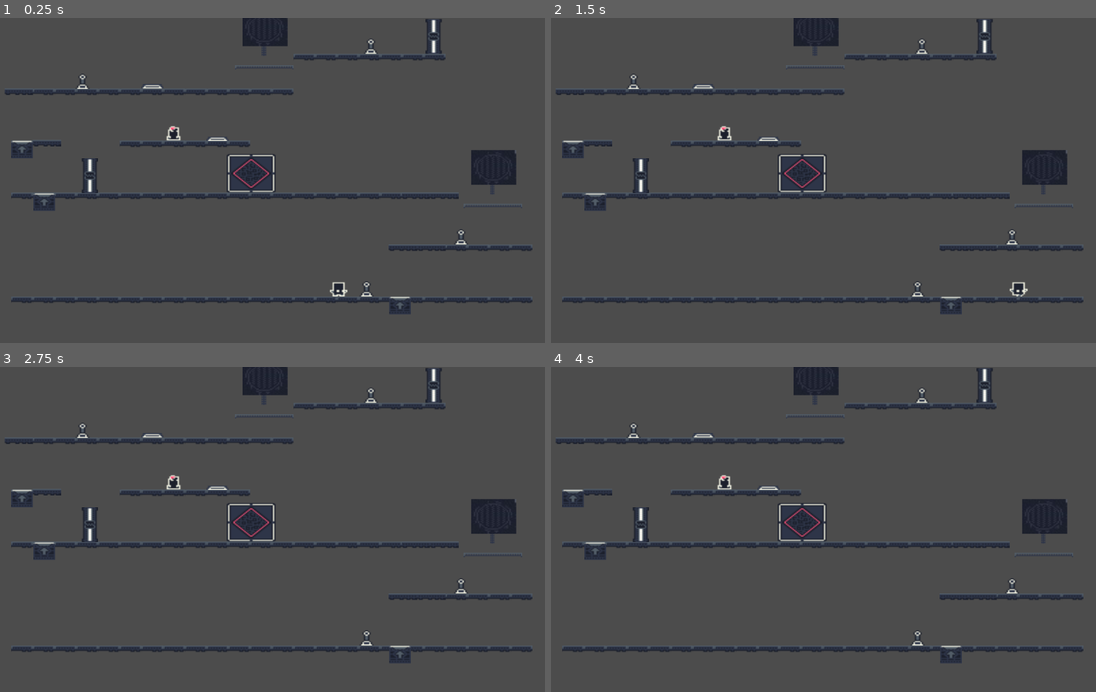
Above: before the commit, frames 1-4 (two rows, left to right).
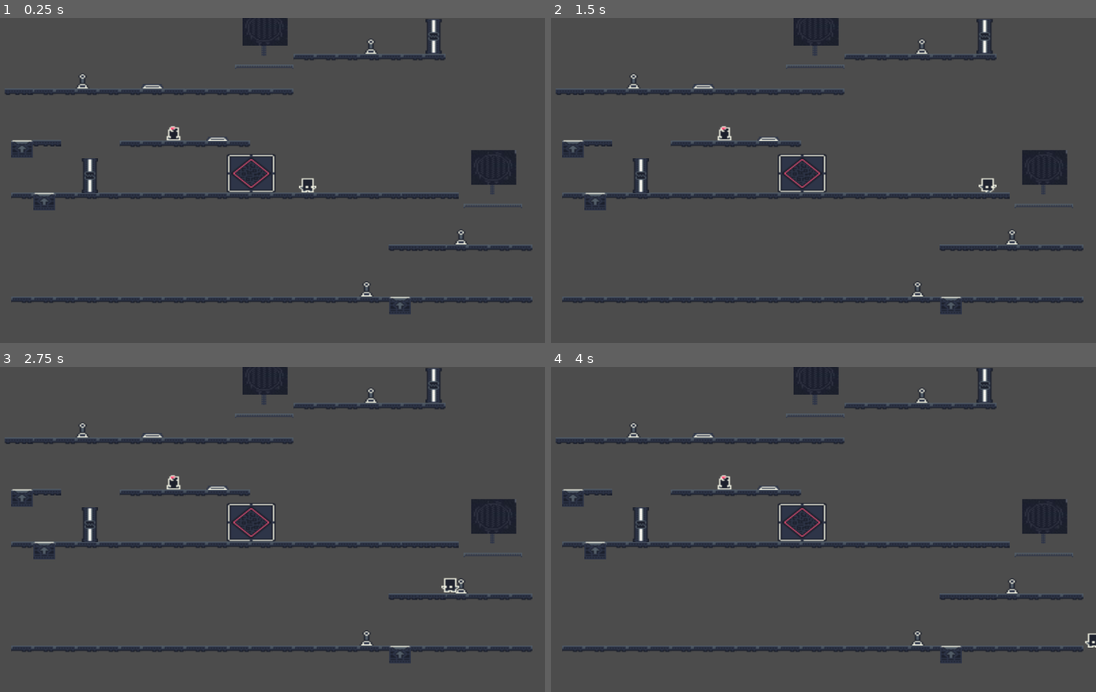
Above: after the commit, the same moments.

Repository: JuanG10/minion3
Game: Godot game, scene res://escenas/niveles/Nivel 3 .tscn
The game is run twice, just before and just after one commit, with the same random seed, the same clock (stepped at 60 frames per second) and the same inputs. The project has no main scene, so this scene is started directly.
Inputs:
- Up to frame 1 (0.25 s): no input
- Up to frame 2 (1.5 s): tap Enter at 0.5 s; hold Right (ui_right) from 0.53 s (still down); tap X (Accionar_palanca) at 0.6 s; tap Up (ui_up) at 0.77 s; tap Space (Impulso) at 1.35 s
- Up to frame 3 (2.75 s): tap Up (ui_up) at 1.52 s; release Right (ui_right) at 2.03 s; hold Left (ui_left) from 2.03 s (still down); tap X (Accionar_palanca) at 2.1 s
- Up to frame 4 (4 s): release Left (ui_left) at 2.78 s; hold Right (ui_right) from 2.78 s (still down); tap Space (Impulso) at 2.85 s; tap Up (ui_up) at 3.02, 3.77 s; tap X (Accionar_palanca) at 3.6 s

The runs differ from the first frame. In frame 1, 0.3% of the frame differs, in the area x 2-64%, y 8-86%; in frame 2, 0.3%; in frame 3, 0.2%; in frame 4, 0.2%.

Commit message:
cambio en script

Diff:
--- a/escenas/niveles/Nivel 3 .tscn
+++ b/escenas/niveles/Nivel 3 .tscn
@@ -3,13 +3,13 @@
 [ext_resource path="res://sprites/nuestrosSprites.png" type="Texture" id=1]
 [ext_resource path="res://escenas/objetos/Robot_station.tscn" type="PackedScene" id=2]
 [ext_resource path="res://escenas/objetos/Palanca.tscn" type="PackedScene" id=3]
-[ext_resource path="res://escenas/objetos/Puerta.tscn" type="PackedScene" id=4]
-[ext_resource path="res://escenas/objetos/Placa_de_presion.tscn" type="PackedScene" id=5]
-[ext_resource path="res://escenas/objetos/Plataforma_de_salto.tscn" type="PackedScene" id=6]
-[ext_resource path="res://escenas/objetos/Jugador.tscn" type="PackedScene" id=7]
-[ext_resource path="res://escenas/objetos/Robot.tscn" type="PackedScene" id=8]
-[ext_resource path="res://escenas/objetos/CadenaYGancho.tscn" type="PackedScene" id=9]
-[ext_resource path="res://escenas/objetos/Suelo.tscn" type="PackedScene" id=10]
+[ext_resource path="res://escenas/objetos/Robot.tscn" type="PackedScene" id=4]
+[ext_resource path="res://escenas/objetos/Plataforma_de_salto.tscn" type="PackedScene" id=5]
+[ext_resource path="res://escenas/objetos/Suelo.tscn" type="PackedScene" id=6]
+[ext_resource path="res://escenas/objetos/Placa_de_presion.tscn" type="PackedScene" id=7]
+[ext_resource path="res://escenas/objetos/Puerta.tscn" type="PackedScene" id=8]
+[ext_resource path="res://escenas/objetos/Jugador.tscn" type="PackedScene" id=9]
+[ext_resource path="res://escenas/objetos/CadenaYGancho.tscn" type="PackedScene" id=10]
 
 [sub_resource type="ConvexPolygonShape2D" id=1]
 points = PoolVector2Array( 0, 0, 16, 0, 16, 4.51554, 0, 4.51554 )
@@ -366,78 +366,90 @@
 [node name="Robot_station" parent="." instance=ExtResource( 2 )]
 position = Vector2( 193.089, 142.698 )
 
-[node name="Robot" parent="." instance=ExtResource( 8 )]
+[node name="Robot" parent="." instance=ExtResource( 4 )]
 position = Vector2( 135.75, 102.677 )
 id = 1
 
 [node name="Palanca" parent="." instance=ExtResource( 3 )]
-position = Vector2( 69.2336, 57.1644 )
+position = Vector2( 69.2336, 56.7189 )
 acciono = "Puerta"
+id = 4
 
 [node name="Palanca4" parent="." instance=ExtResource( 3 )]
 position = Vector2( 281.693, 24.6802 )
 acciono = "Puerta"
+id = 5
 
 [node name="Palanca2" parent="." instance=ExtResource( 3 )]
 position = Vector2( 278.459, 248.93 )
 acciono = "Plataforma_de_salto"
+id = 1
 
 [node name="Palanca3" parent="." instance=ExtResource( 3 )]
 position = Vector2( 348.114, 200.724 )
 acciono = "Cadena"
-
-[node name="Plataforma_de_salto" parent="." instance=ExtResource( 6 )]
-position = Vector2( 40.6213, 167.031 )
-
-[node name="Plataforma_de_salto3" parent="." instance=ExtResource( 6 )]
+id = 2
+
+[node name="Plataforma_de_salto" parent="." instance=ExtResource( 5 )]
+position = Vector2( 40.6213, 166.47 )
+id = 1
+
+[node name="Plataforma_de_salto3" parent="." instance=ExtResource( 5 )]
 position = Vector2( 302.595, 262.701 )
-
-[node name="Plataforma_de_salto2" parent="." instance=ExtResource( 6 )]
-position = Vector2( 24.139, 118.63 )
-
-[node name="Jugador" parent="." instance=ExtResource( 7 )]
-position = Vector2( 257.893, 241.233 )
-
-[node name="Puerta" parent="." instance=ExtResource( 4 )]
+id = 1
+
+[node name="Plataforma_de_salto2" parent="." instance=ExtResource( 5 )]
+position = Vector2( 24.139, 118.069 )
+id = 1
+
+[node name="Jugador" parent="." instance=ExtResource( 9 )]
+position = Vector2( 235.115, 143.762 )
+collision_layer = 1
+
+[node name="Puerta" parent="." instance=ExtResource( 8 )]
 position = Vector2( 74.0791, 144.72 )
-
-[node name="Puerta2" parent="." instance=ExtResource( 4 )]
+id = 3
+
+[node name="Puerta2" parent="." instance=ExtResource( 8 )]
 position = Vector2( 327.509, 16.3525 )
-id = 1
-
-[node name="Palanca_de_presion" parent="." instance=ExtResource( 5 )]
+id = 5
+
+[node name="Palanca_de_presion" parent="." instance=ExtResource( 7 )]
 position = Vector2( 168.331, 110.71 )
 accionar = "Puerta"
-
-[node name="Palanca_de_presion2" parent="." instance=ExtResource( 5 )]
+id = 3
+
+[node name="Palanca_de_presion2" parent="." instance=ExtResource( 7 )]
 position = Vector2( 120.023, 62.3078 )
 accionar = "Cadena"
 
-[node name="CadenaYGancho" parent="." instance=ExtResource( 9 )]
+[node name="CadenaYGancho" parent="." instance=ExtResource( 10 )]
 position = Vector2( 372.548, 166.541 )
-
-[node name="CadenaYGancho2" parent="." instance=ExtResource( 9 )]
-position = Vector2( 204.247, 38.5636 )
+id = 2
+
+[node name="CadenaYGancho2" parent="." instance=ExtResource( 10 )]
+position = Vector2( 204.247, 38.1181 )
+id = 4
 
 [node name="Camera2D" type="Camera2D" parent="."]
 position = Vector2( 204.559, 149.12 )
 current = true
 zoom = Vector2( 0.4, 0.5 )
 
-[node name="Suelo" parent="." instance=ExtResource( 10 )]
+[node name="Suelo" parent="." instance=ExtResource( 6 )]
 position = Vector2( 326.207, 210.92 )
 
-[node name="Suelo5" parent="." instance=ExtResource( 10 )]
+[node name="Suelo5" parent="." instance=ExtResource( 6 )]
 position = Vector2( 314.638, 162.894 )
 
-[node name="Suelo6" parent="." instance=ExtResource( 10 )]
+[node name="Suelo6" parent="." instance=ExtResource( 6 )]
 position = Vector2( 335.548, 162.884 )
 
-[node name="Suelo3" parent="." instance=ExtResource( 10 )]
+[node name="Suelo3" parent="." instance=ExtResource( 6 )]
 position = Vector2( 42.9533, 114.788 )
 
-[node name="Suelo4" parent="." instance=ExtResource( 10 )]
+[node name="Suelo4" parent="." instance=ExtResource( 6 )]
 position = Vector2( 22.2522, 67.0112 )
 
-[node name="Suelo2" parent="." instance=ExtResource( 10 )]
+[node name="Suelo2" parent="." instance=ExtResource( 6 )]
 position = Vector2( 305.247, 210.92 )
--- a/escenas/niveles/Tutorial 2 placa_de_salto_y_puentes.tscn
+++ b/escenas/niveles/Tutorial 2 placa_de_salto_y_puentes.tscn
@@ -348,6 +348,7 @@
 
 [node name="Jugador" parent="." instance=ExtResource( 5 )]
 position = Vector2( 52.752, -9.30945 )
+collision_layer = 1
 
 [node name="Plataforma_de_salto" parent="." instance=ExtResource( 6 )]
 position = Vector2( 88.2254, 6.7317 )
--- a/escenas/objetos/Suelo.tscn
+++ b/escenas/objetos/Suelo.tscn
@@ -1,7 +1,7 @@
 [gd_scene load_steps=4 format=2]
 
 [ext_resource path="res://sprites/Suelo/Suelo.png" type="Texture" id=1]
-[ext_resource path="res://scripts/RayCast2D.gd" type="Script" id=2]
+[ext_resource path="res://scripts/Suelo_RayCast.gd" type="Script" id=2]
 
 [sub_resource type="RectangleShape2D" id=1]
 extents = Vector2( 10.4612, 2.9701 )
--- a/scripts/RayCast2D.gd
+++ b/scripts/RayCast2D.gd
@@ -3,7 +3,5 @@
 onready var cadena = get_parent().get_parent().get_parent().get_node("Cadena")
 
 func _physics_process(delta):
-	print(get_collider())
-	if get_collider() != null && get_collider().get_class() == "KinematicBody2D":
-		print ("entra")
+	if get_collider() != null && get_collider().get_class() == "TileMap":
 		cadena.puede_subir = true
